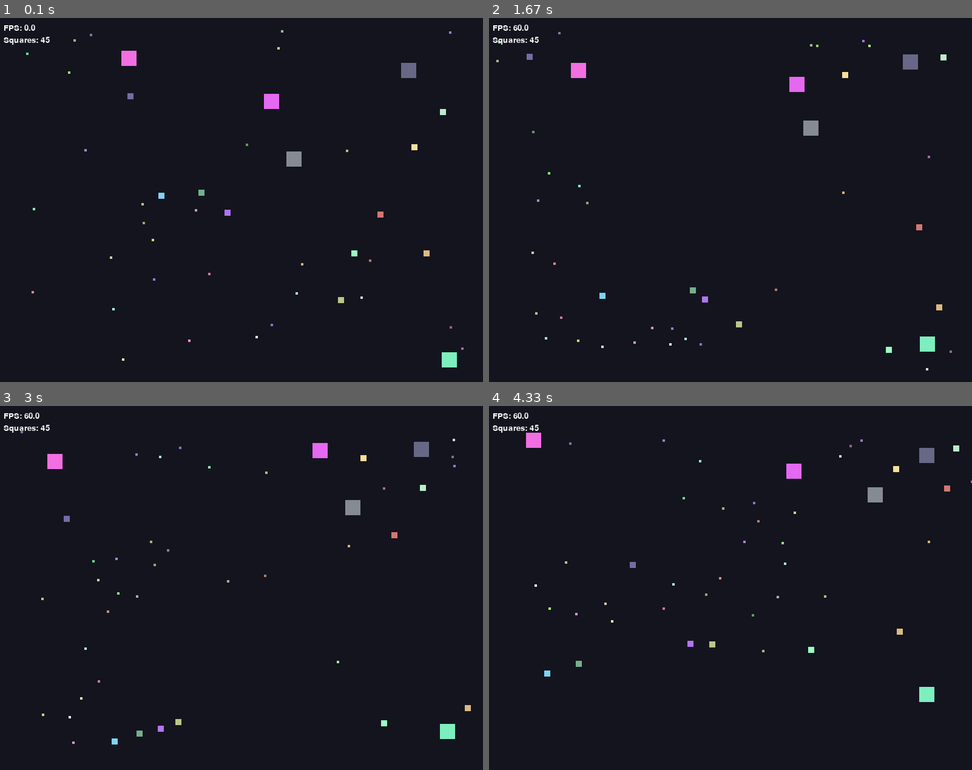
Above: before the commit, frames 1-4 (two rows, left to right).
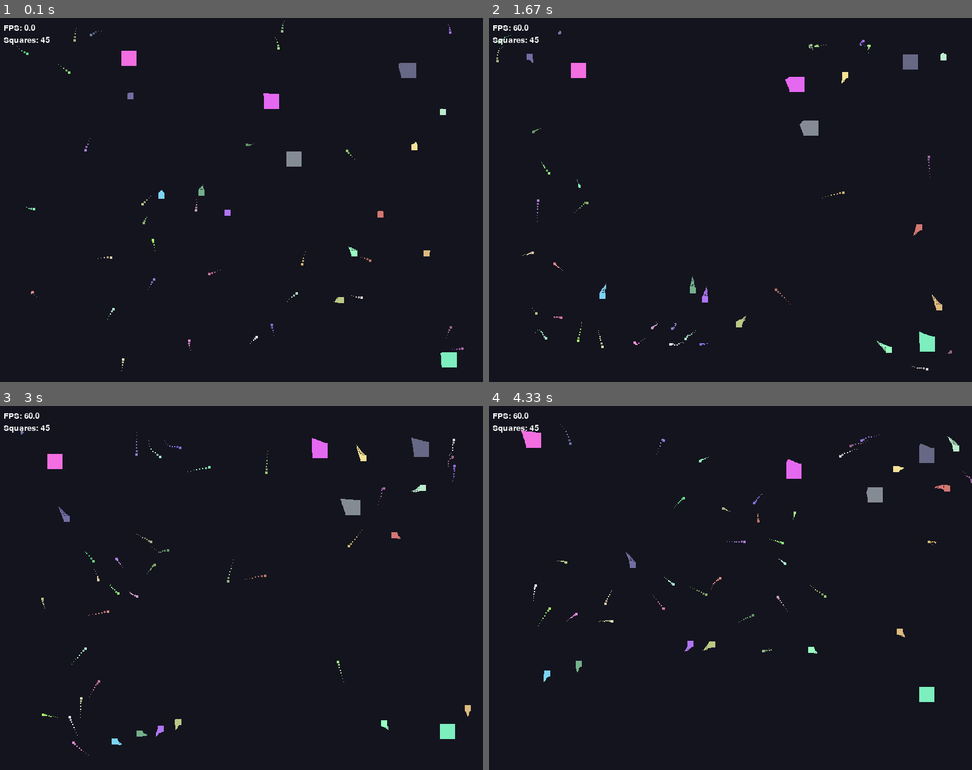
Above: after the commit, the same moments.

Repository: Krishnabansal2006/lab8-pygame
Game: pygame game, started from main.py
Two runs of this game, one before a commit and one after it. Both use one fixed random seed, a clock stepped at 60 frames per second and the inputs below.
Inputs:
- Up to frame 1 (0.1 s): no input
- Up to frame 2 (1.67 s): no input
- Up to frame 3 (3 s): no input
- Up to frame 4 (4.33 s): no input

The runs differ from the first frame. In frame 1, 0.1% of the frame differs, in the area x 3-96%, y 0-97%; in frame 2, 0.3%; in frame 3, 0.3%, in the area x 4-98%, y 6-96%; in frame 4, 0.3%.

Commit message:
exam: q7 - trails

Diff:
--- a/sim/behavior.py
+++ b/sim/behavior.py
@@ -100,18 +100,28 @@
 
 def move_and_wrap(square: Square, screen_w: int, screen_h: int, dt: float) -> None:
     """Exercise 3: Squares wrap around the screen edges instead of bouncing."""
+    # Exercise 7: Record position before moving
+    square.trail.append((square.x, square.y))
+    if len(square.trail) > square.max_trail_length:
+        square.trail.pop(0)
+
     square.x += square.vx * dt * 60
     square.y += square.vy * dt * 60
 
+    # Exercise 7: Clear trail on wrap to avoid "stretching" lines
     if square.x < 0:
         square.x = screen_w
+        square.trail.clear()
     elif square.x > screen_w:
         square.x = 0
+        square.trail.clear()
 
     if square.y < 0:
         square.y = screen_h
+        square.trail.clear()
     elif square.y > screen_h:
         square.y = 0
+        square.trail.clear()
 
 
 def anti_stick(square: Square, screen_w: int, screen_h: int) -> None:
--- a/sim/entities.py
+++ b/sim/entities.py
@@ -55,6 +55,10 @@
         self.age: float = 0.0
         self.freeze_timer: float = 0.0
 
+        # Exercise 7: Initialize trail list and max length
+        self.trail: list[tuple[float, float]] = []
+        self.max_trail_length: int = 10
+
     def get_rect(self) -> pygame.Rect:
         """Exercise 4: Returns a pygame Rect for collision detection."""
         return pygame.Rect(int(self.x), int(self.y), self.size, self.size)
@@ -95,6 +99,16 @@
         return self.get_predator(squares) is not None
 
     def draw(self, surface: pygame.Surface) -> None:
+        # Exercise 7: Draw the fading trail segments
+        for i, pos in enumerate(self.trail):
+            # Calculate intensity/size based on position in list
+            factor = (i + 1) / len(self.trail)
+            trail_size = int(self.size * 0.8 * factor)
+
+            # Draw as outlines to keep the screen clean
+            trail_rect = pygame.Rect(int(pos[0]), int(pos[1]), trail_size, trail_size)
+            pygame.draw.rect(surface, self.color, trail_rect, 1)
+
         pygame.draw.rect(
             surface,
             self.color,
